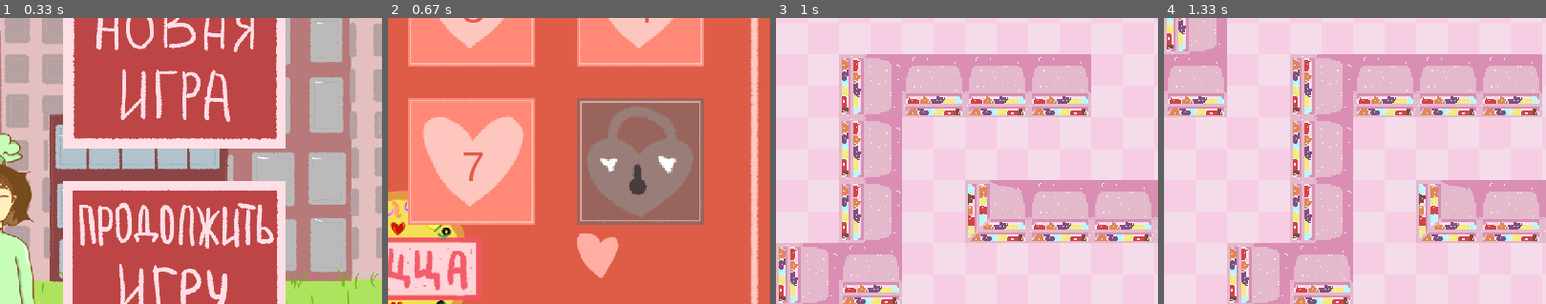
Above: before the commit, frames 1-4 (left to right).
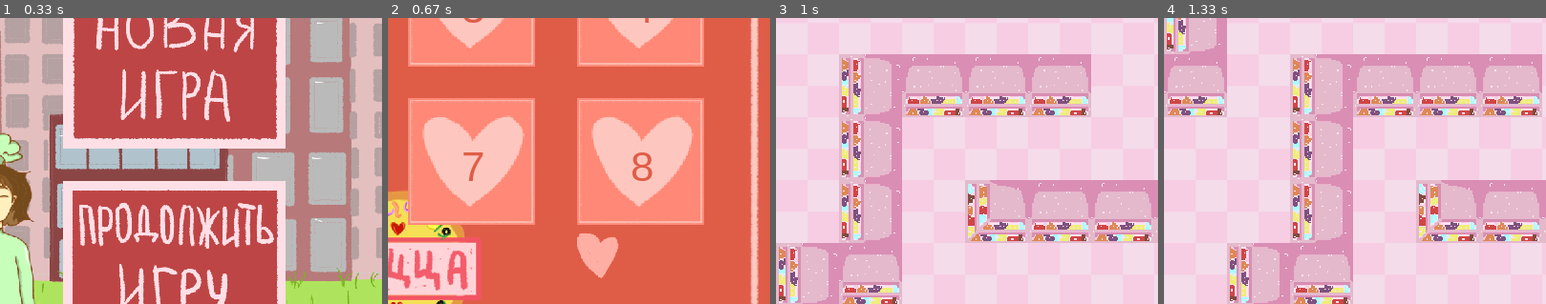
Above: after the commit, the same moments.

Repository: KsenyaShestakova/pygame_project
Game: pygame game, started from GAME1.py
Two runs of this game, one before a commit and one after it. Both use one fixed random seed, a clock stepped at 60 frames per second and the inputs below.
Inputs (mouse positions are % of the whole screen's width and height, from its top left):
- Up to frame 1 (0.33 s): no input
- Up to frame 2 (0.67 s): click (73, 69) at 0.38 s
- Up to frame 3 (1 s): click "1" at 0.72 s
- Up to frame 4 (1.33 s): tap A at 1 s
The pictures show only the part of the screen within x 50-100%, y 27-77%; the shares and areas given below are measured in that part.

Frame 1 is identical in both runs. In frame 2, 15% of the frame differs, in the area x 49-83%, y 28-73%; in frame 3, nothing differs; in frame 4, nothing differs.

Commit message:
red pizza

Diff:
--- a/GAME1.py
+++ b/GAME1.py
@@ -79,23 +79,18 @@
         for x in range(len(level[y])):
             if level[y][x] in '.':
                 Tile('empty', x, y)
-
             elif level[y][x] in '1230#':
                 Tile(str(level[y][x]), x, y)
-
             elif level[y][x] == '?':
                 Tile('empty', x, y)
                 new_player = Player(x, y)
-
             elif level[y][x] in '+-|/':
                 Tile('empty', x, y)
                 new_enemy = Enemy(str(level[y][x]), x, y)
                 enemies.append(new_enemy)
-
             elif level[y][x] == '@':
                 Tile('exit', x, y)
                 exit_new = ExitLevel(x, y, lvl_now)
-
             elif level[y][x] == '*':
                 Tile('empty', x, y)
                 product = Product(x, y, lvl_now)
@@ -118,10 +113,8 @@
     level = menu(screen)
 
     if type(level) == int:
-
         LEVEL_NOW = level
         level_map = load_level(levels[level])
-
         player, max_x, max_y, enemies, product, exit_new = generate_level(level_map, LEVEL_NOW)
         play(screen, (WIDTH, HEIGHT), player,
              camera, level_map, (max_x, max_y),
--- a/game_func/open_levels.txt
+++ b/game_func/open_levels.txt
@@ -1 +1 @@
-1 1 1 1 1 1 0 0
+1 1 1 1 1 1 1 1
--- a/screens/SCREEN_redactor.py
+++ b/screens/SCREEN_redactor.py
@@ -126,7 +126,7 @@
 
                             if event.type == pygame.MOUSEBUTTONDOWN and \
                                     (event.pos[0] - centre[0]) ** 2 + (event.pos[1] - centre[1]) <= radius ** 2:
-                                surface.blit(pepper, event.pos)
+                                surface.blit(pepper, (event.pos[0] - WIDTH // 30, event.pos[1] - HEIGHT // 22.5))
                                 new_running = False
 
                             if event.type == pygame.KEYDOWN:
@@ -143,7 +143,7 @@
 
                             if event.type == pygame.MOUSEBUTTONDOWN and \
                                     (event.pos[0] - centre[0]) ** 2 + (event.pos[1] - centre[1]) <= radius ** 2:
-                                surface.blit(onion, event.pos)
+                                surface.blit(onion, (event.pos[0] - WIDTH // 30, event.pos[1] - HEIGHT // 22.5))
                                 new_running = False
 
                             if event.type == pygame.KEYDOWN:
@@ -160,7 +160,7 @@
 
                             if event.type == pygame.MOUSEBUTTONDOWN and \
                                     (event.pos[0] - centre[0]) ** 2 + (event.pos[1] - centre[1]) <= radius ** 2:
-                                surface.blit(masl, event.pos)
+                                surface.blit(masl, (event.pos[0] - WIDTH // 30, event.pos[1] - HEIGHT // 22.5))
                                 new_running = False
 
                             if event.type == pygame.KEYDOWN:
